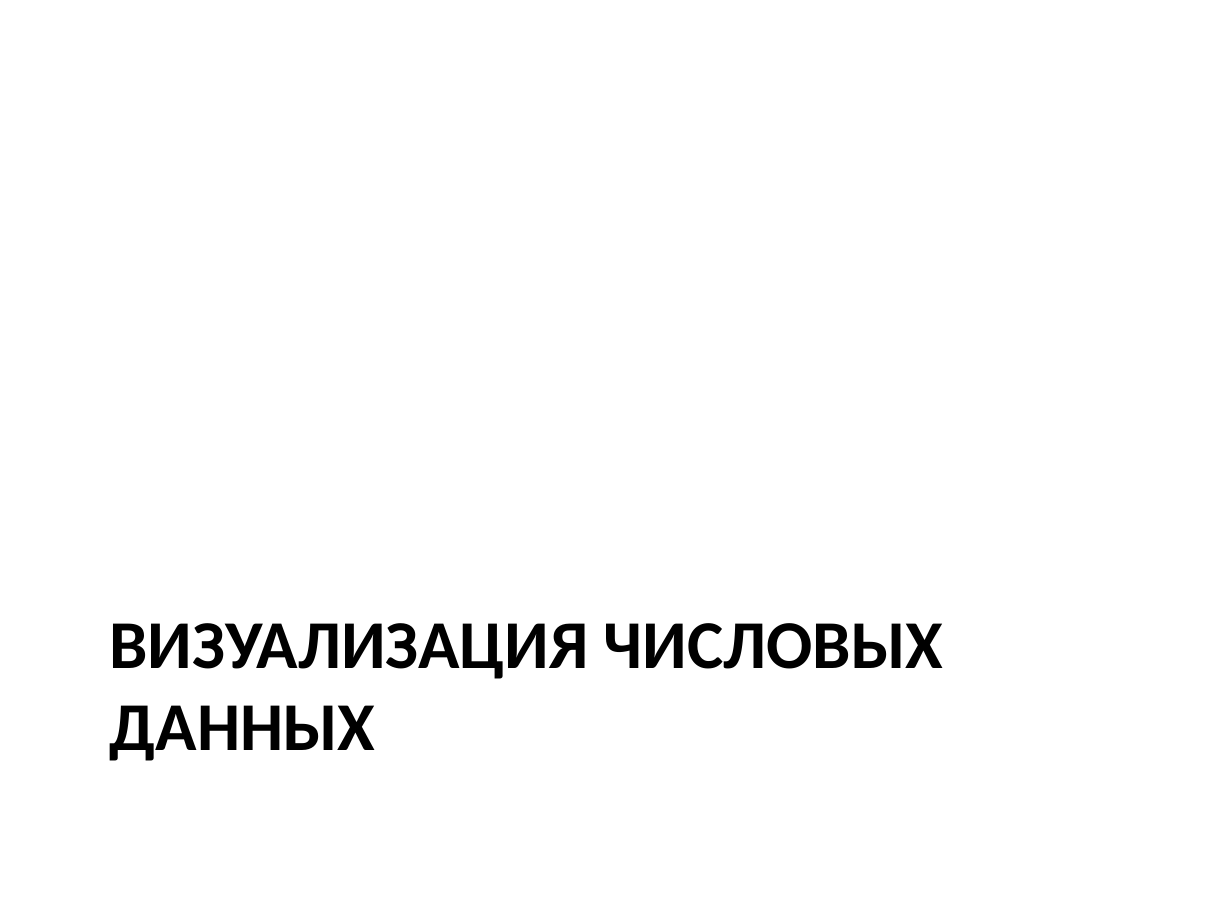
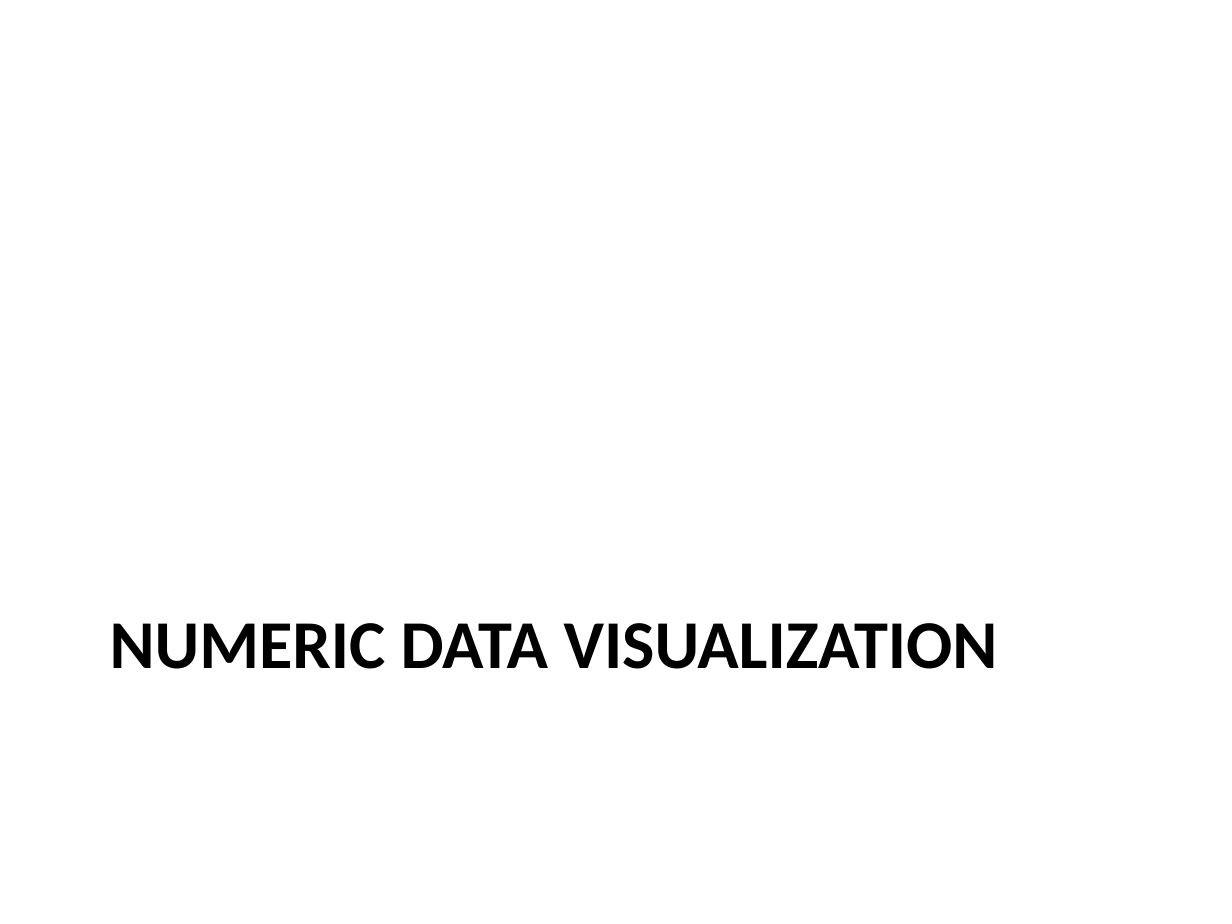
Before and after one commit to a-vodka/dv, a slide deck: slide 8 of dv-lec1-intro.pptx. Drawn at 1232x924 pixels with LibreOffice and Linux fonts; fonts in the diff are those of the drawing; background and template pictures are left out. Boxes give left, top, right and bottom in pixels: in the first picture for what was removed or moved away, otherwise in the second. Text is boxed around its words. In the diff, an @@ line names an element or a change of style, - is before the commit and + after.

```diff
--- a/dv-lec1-intro.pptx
+++ b/dv-lec1-intro.pptx
@@ title at box(110, 623, 998, 669): text changed @@
-ВИЗУАЛИЗАЦИЯ ЧИСЛОВЫХ ДАННЫХ
+NUMERIC DATA VISUALIZATION
```
Also in this commit, not shown: 28 other slides changed, 5 slides added, 5 slides removed, 9 other files.
